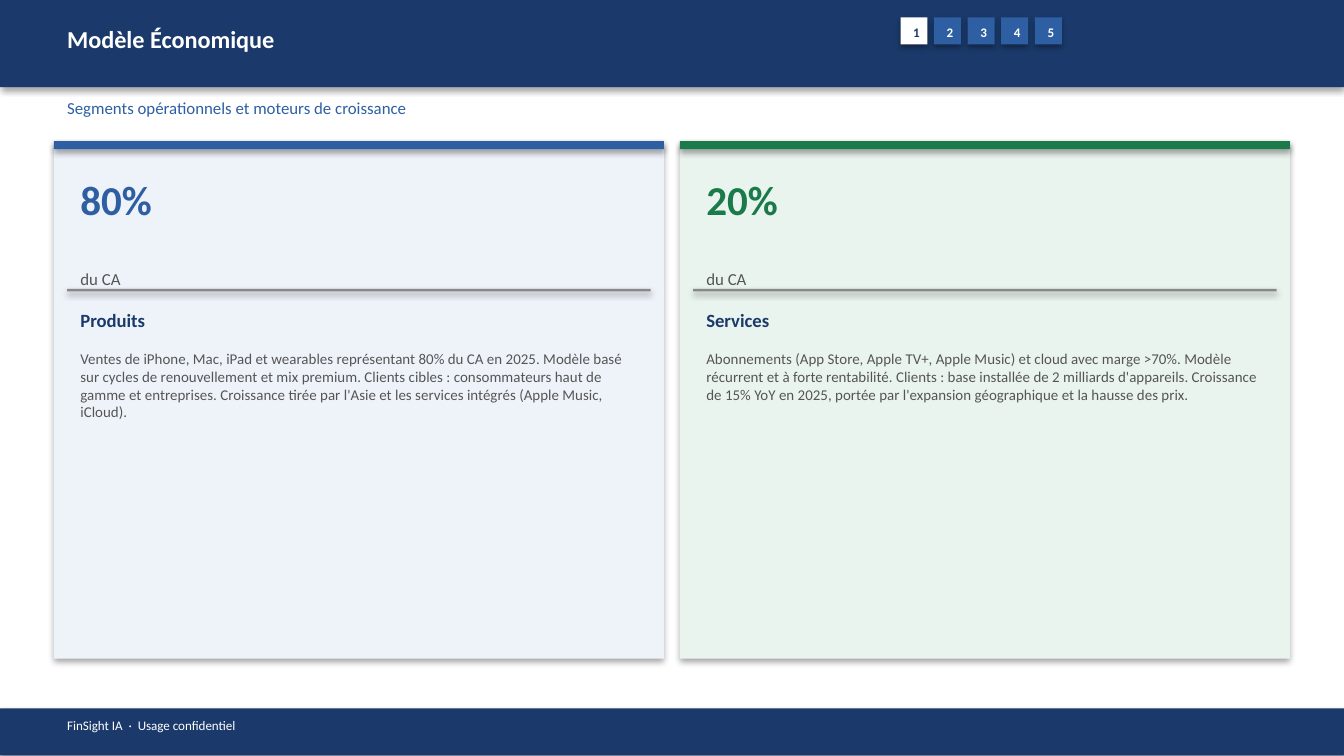
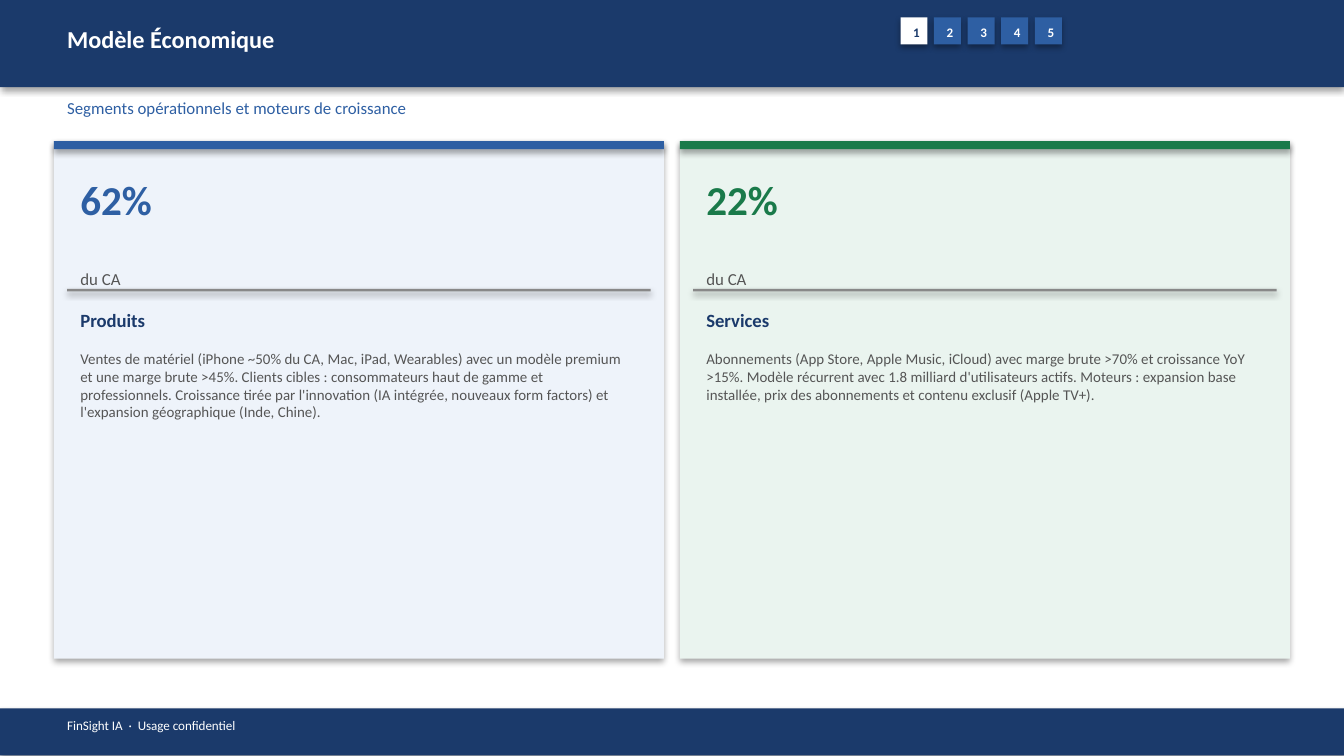
Before and after one commit to baptistejeh07-art/finsight-ia, a slide deck: slide 6 of preview/AAPL/AAPL_pitchbook.pptx. Drawn at 1344x756 pixels with LibreOffice and Linux fonts; fonts in the diff are those of the drawing. Boxes give left, top, right and bottom in pixels: in the first picture for what was removed or moved away, otherwise in the second. Text is boxed around its words. In the diff, an @@ line names an element or a change of style, - is before the commit and + after.

```diff
--- a/preview/AAPL/AAPL_pitchbook.pptx
+++ b/preview/AAPL/AAPL_pitchbook.pptx
@@ text at [80, 186, 151, 216]: text changed @@
-80%
+62%
@@ text at [706, 186, 777, 216]: text changed @@
-20%
+22%
@@ text at [80, 353, 621, 420]: text changed @@
-Ventes de iPhone, Mac, iPad et wearables représentant 80% du CA en 2025. Modèle basé sur cycles de renouvellement et mix premium. Clients cibles : consommateurs haut de gamme et entreprises. Croissance tirée par l'Asie et les services intégrés (Apple Music, iCloud).
+Ventes de matériel (iPhone ~50% du CA, Mac, iPad, Wearables) avec un modèle premium et une marge brute >45%. Clients cibles : consommateurs haut de gamme et professionnels. Croissance tirée par l'innovation (IA intégrée, nouveaux form factors) et l'expansion géographique (Inde, Chine).
@@ text at [706, 353, 1244, 403]: text changed @@
-Abonnements (App Store, Apple TV+, Apple Music) et cloud avec marge >70%. Modèle récurrent et à forte rentabilité. Clients : base installée de 2 milliards d'appareils. Croissance de 15% YoY en 2025, portée par l'expansion géographique et la hausse des prix.
+Abonnements (App Store, Apple Music, iCloud) avec marge brute >70% et croissance YoY >15%. Modèle récurrent avec 1.8 milliard d'utilisateurs actifs. Moteurs : expansion base installée, prix des abonnements et contenu exclusif (Apple TV+).
```
Also in this commit, not shown: 14 other slides changed, 4 other files.
